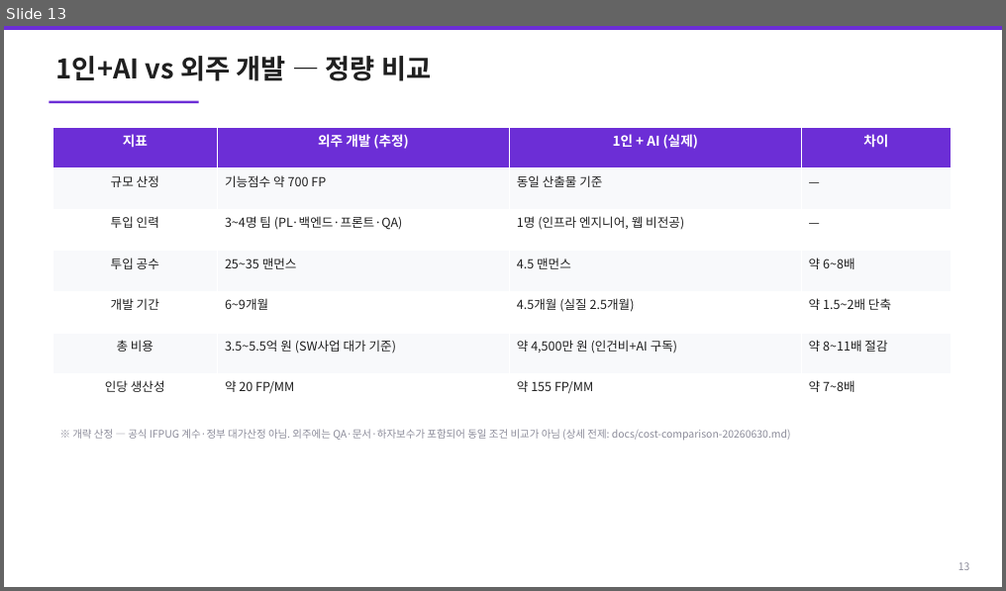
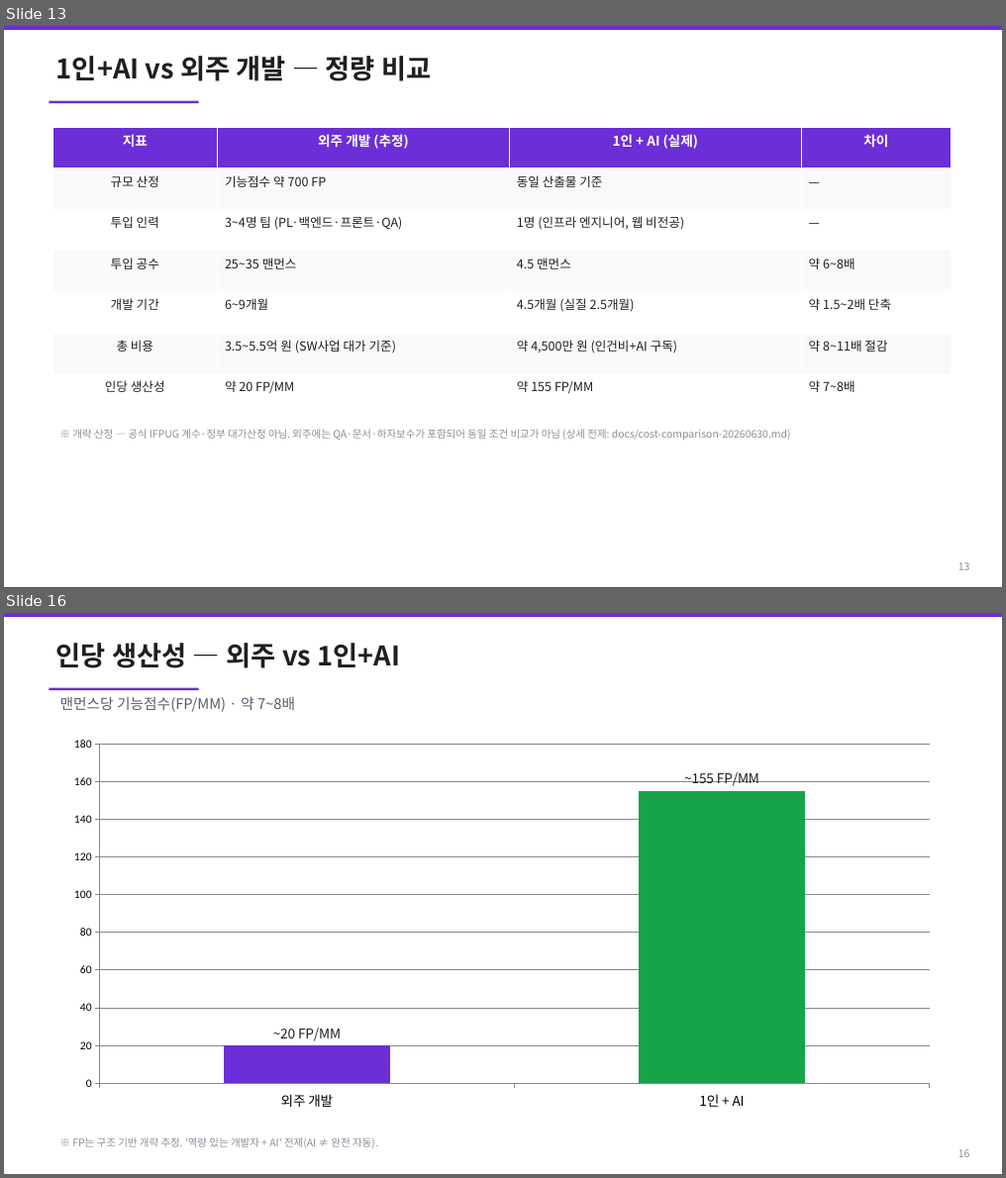
Before and after one commit to youngjaeseo-git/firstTest, a slide deck: docs/DC_Express_AI_Innovation_Report.pptx. Shown one above the other, each under a label of ours: slide 13 before the commit, slides 13 and 16 after it; the slides between them are not shown. The pictures are 1006x591 and 1006x1178 pixels, drawn with LibreOffice and Linux fonts; fonts in the diff are those of the drawing. Boxes give left, top, right and bottom in pixels: in the first picture for what was removed or moved away, otherwise in the second. Text is boxed around its words. In the diff, an @@ line names an element or a change of style, - is before the commit and + after.

```diff
--- a/docs/DC_Express_AI_Innovation_Report.pptx
+++ b/docs/DC_Express_AI_Innovation_Report.pptx
@@ slide 16 added at box(4, 613, 1002, 1174), background #FFFFFF @@
@@ rectangle added at box(4, 613, 1002, 617), fill #6C2ED6 @@
@@ text added at box(56, 643, 400, 668), 26 pt, text #1F1F1F, bold @@
+인당 생산성 — 외주 vs 1인+AI
@@ rectangle added at box(49, 688, 199, 691), fill #6C2ED6 @@
@@ text added at box(60, 697, 295, 712), 14 pt, text #5A5A6E @@
+맨먼스당 기능점수(FP/MM) · 약 7~8배
@@ column chart added at box(56, 729, 947, 1118) @@
+categories: 외주 개발, 1인 + AI
+Series 1: 20, 155
@@ text added at box(72, 1138, 378, 1149), 10 pt, text #8C8C9A @@
+※ FP는 구조 기반 개략 추정. '역량 있는 개발자 + AI' 전제(AI ≠ 완전 자동).
@@ text added at box(958, 1150, 970, 1157), 10 pt, text #8C8C9A @@
+16
```
Also in this commit, not shown: 12 slides changed, 5 other slides added, 2 other files.
